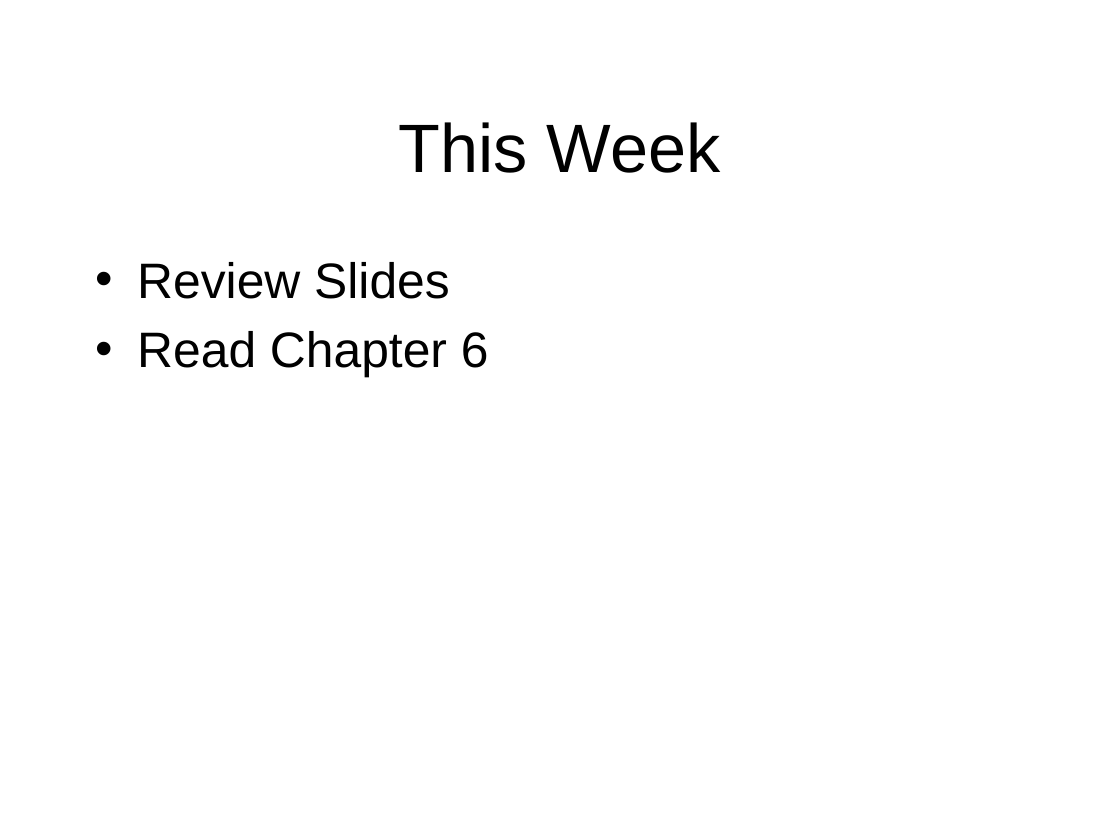
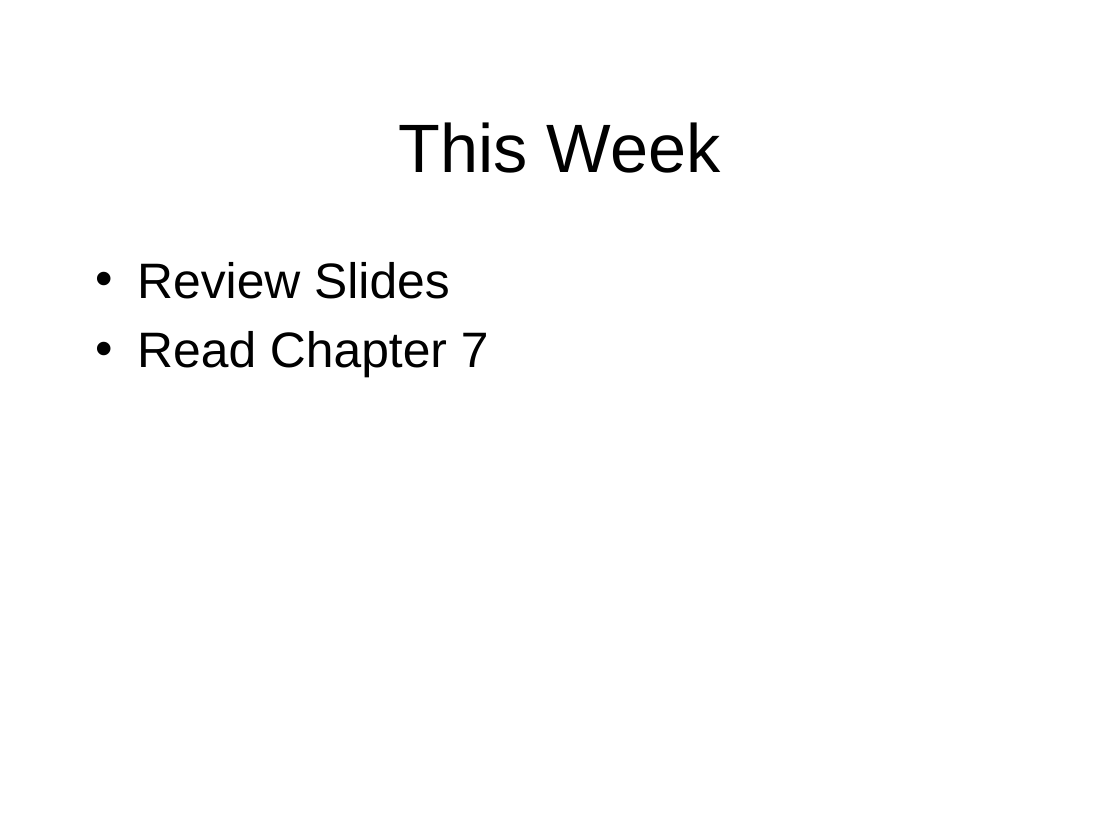
Before and after one commit to octaviordz/zjnu2017.github.io, a slide deck: slide 4 of OOAD/lectures/080--Processes.pptx. Drawn at 1120x840 pixels with LibreOffice and Linux fonts; fonts in the diff are those of the drawing. Boxes give left, top, right and bottom in pixels: in the first picture for what was removed or moved away, otherwise in the second. Text is boxed around its words. In the diff, an @@ line names an element or a change of style, - is before the commit and + after.

Commit message:
Ref Chapters.

```diff
--- a/OOAD/lectures/080--Processes.pptx
+++ b/OOAD/lectures/080--Processes.pptx
@@ text at bbox=[137, 331, 489, 378]: text changed @@
-• Read Chapter 6
+• Read Chapter 7
```
Also in this commit, not shown: 1 other file.
